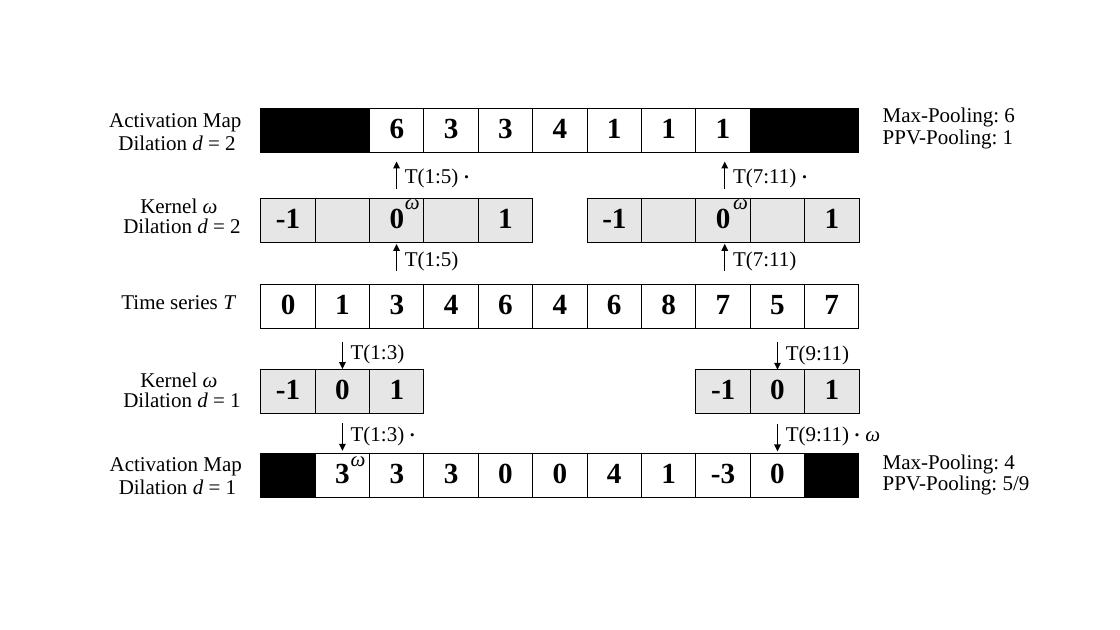
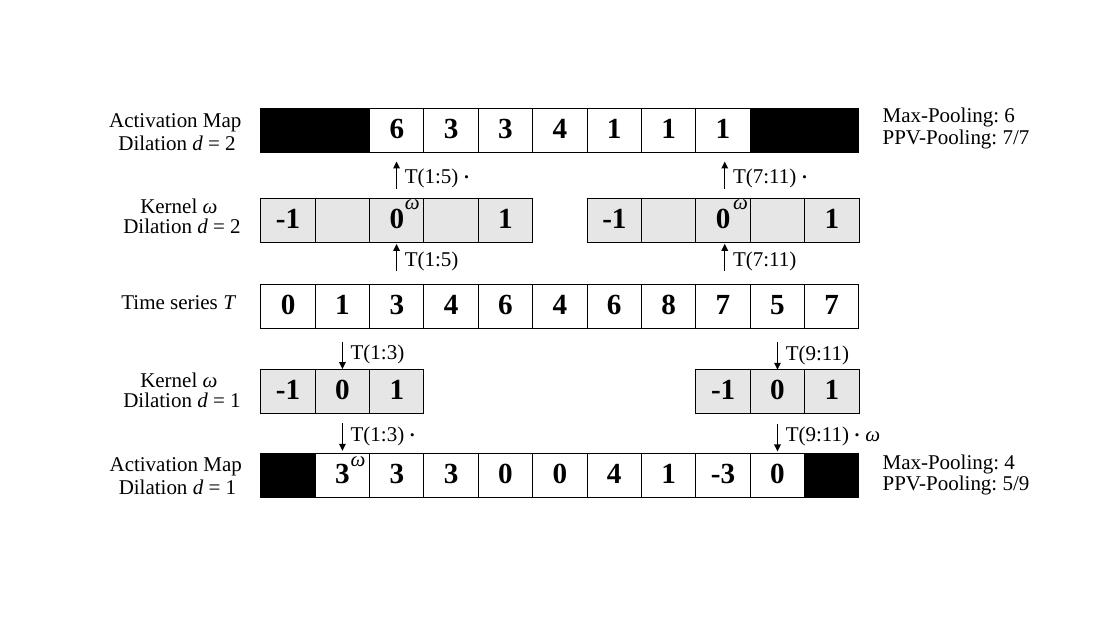
Before and after one commit to cyuab/time-series-classification-cleavage, a slide deck: slide 1 of figures/rocket_convolution.pptx. Drawn at 1120x630 pixels with LibreOffice and Linux fonts; fonts in the diff are those of the drawing. Boxes give left, top, right and bottom in pixels: in the first picture for what was removed or moved away, otherwise in the second. Text is boxed around its words. In the diff, an @@ line names an element or a change of style, - is before the commit and + after.

```diff
--- a/figures/rocket_convolution.pptx
+++ b/figures/rocket_convolution.pptx
@@ text at [883,129,1030,148]: text changed @@
-PPV-Pooling: 1
+PPV-Pooling: 7/7
```
Also in this commit, not shown: 18 other files.
